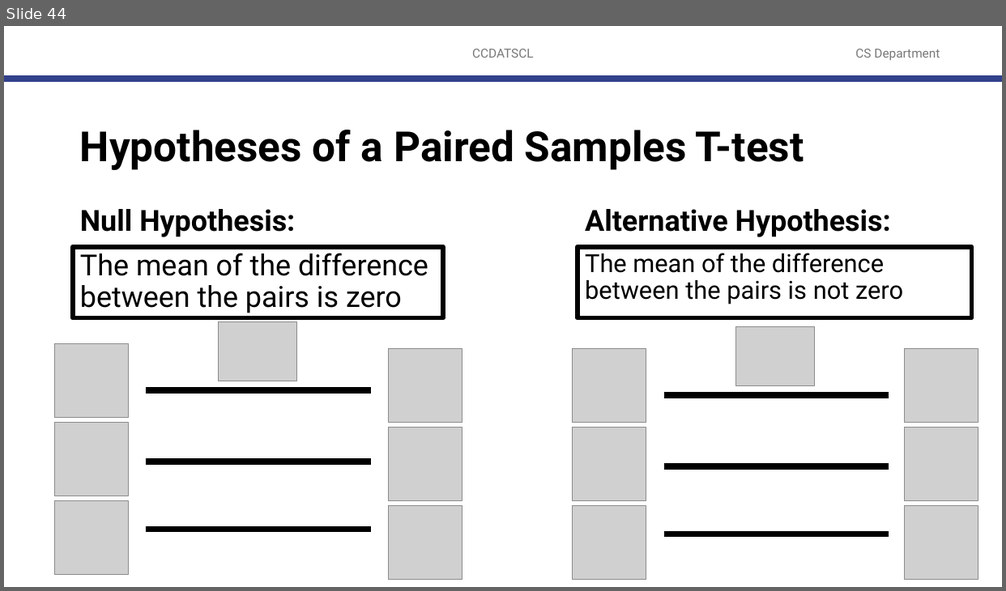
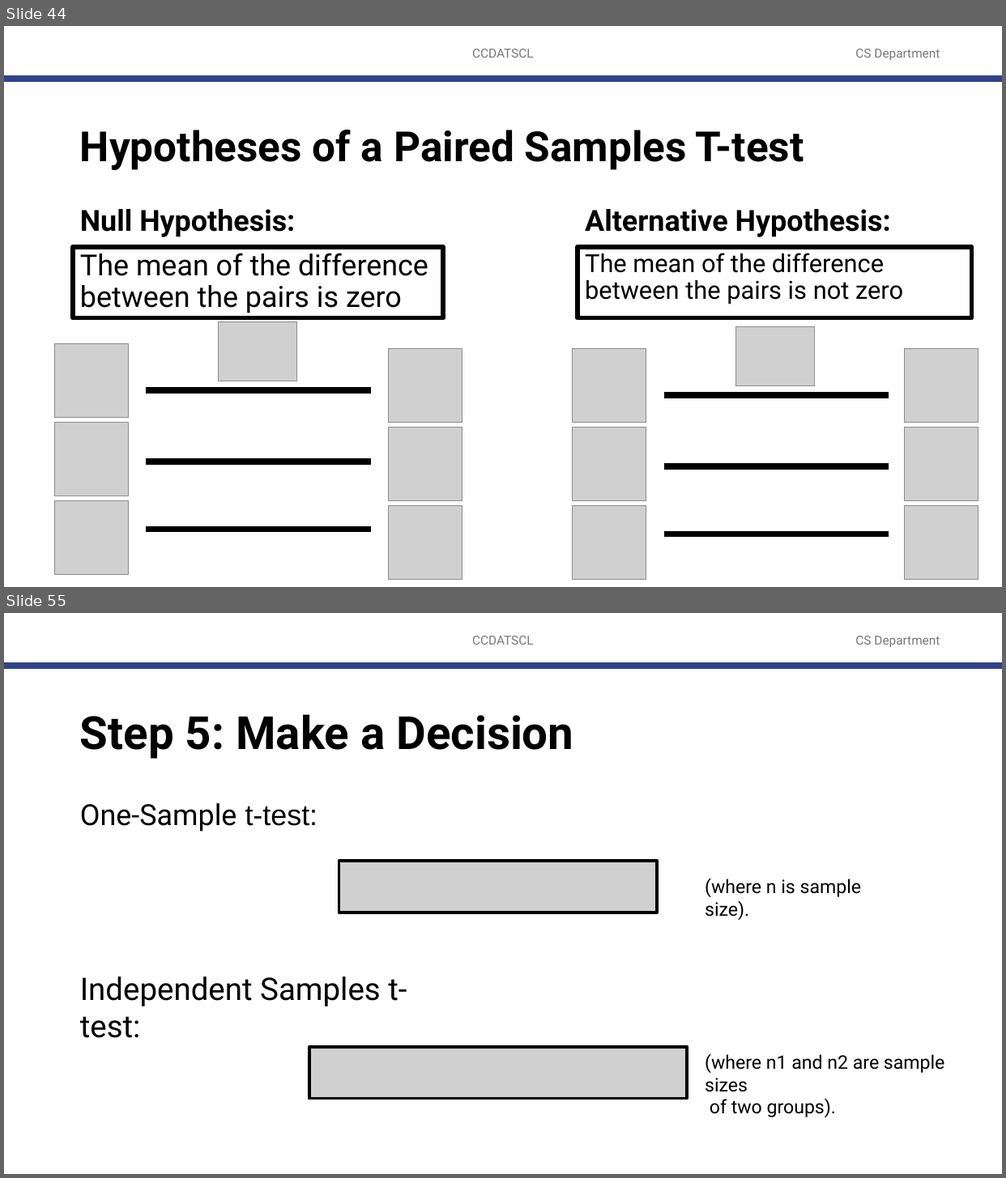
Before and after one commit to robitussin/CCDATS1L, a slide deck: 10 - Statistical Inference Tests/T-test.pptx. Shown one above the other, each under a label of ours: slide 44 before the commit, slides 44 and 55 after it; the slides between them are not shown. The pictures are 1006x591 and 1006x1178 pixels, drawn with LibreOffice and Linux fonts; fonts in the diff are those of the drawing; grey boxes stand for pictures; background and template pictures are left out. Boxes give left, top, right and bottom in pixels: in the first picture for what was removed or moved away, otherwise in the second. Text is boxed around its words. In the diff, an @@ line names an element or a change of style, - is before the commit and + after.

```diff
--- a/10 - Statistical Inference Tests/T-test.pptx
+++ b/10 - Statistical Inference Tests/T-test.pptx
@@ slide 55 added at [4,613,1002,1174], background #FFFFFF; not listed: 3 template elements that a slide beside it also shows @@
@@ title added at [80,714,573,759], 44 pt, text #000000, bold @@
+Step 5: Make a Decision
@@ text added at [80,803,318,832], 28 pt, text #000000 @@
+One-Sample t-test:
@@ picture added at [339,861,658,913] @@
@@ text added at [705,878,862,920], 18 pt, text #000000 @@
+(where n is sample size).
@@ text added at [80,977,407,1038], 30 pt, text #000000 @@
+Independent Samples t-test:
@@ picture added at [309,1047,687,1099] @@
@@ text added at [705,1054,945,1118], 18 pt, text #000000 @@
+(where n1 and n2 are sample sizes
+of two groups).
```
Also in this commit, not shown: 17 other slides added.
